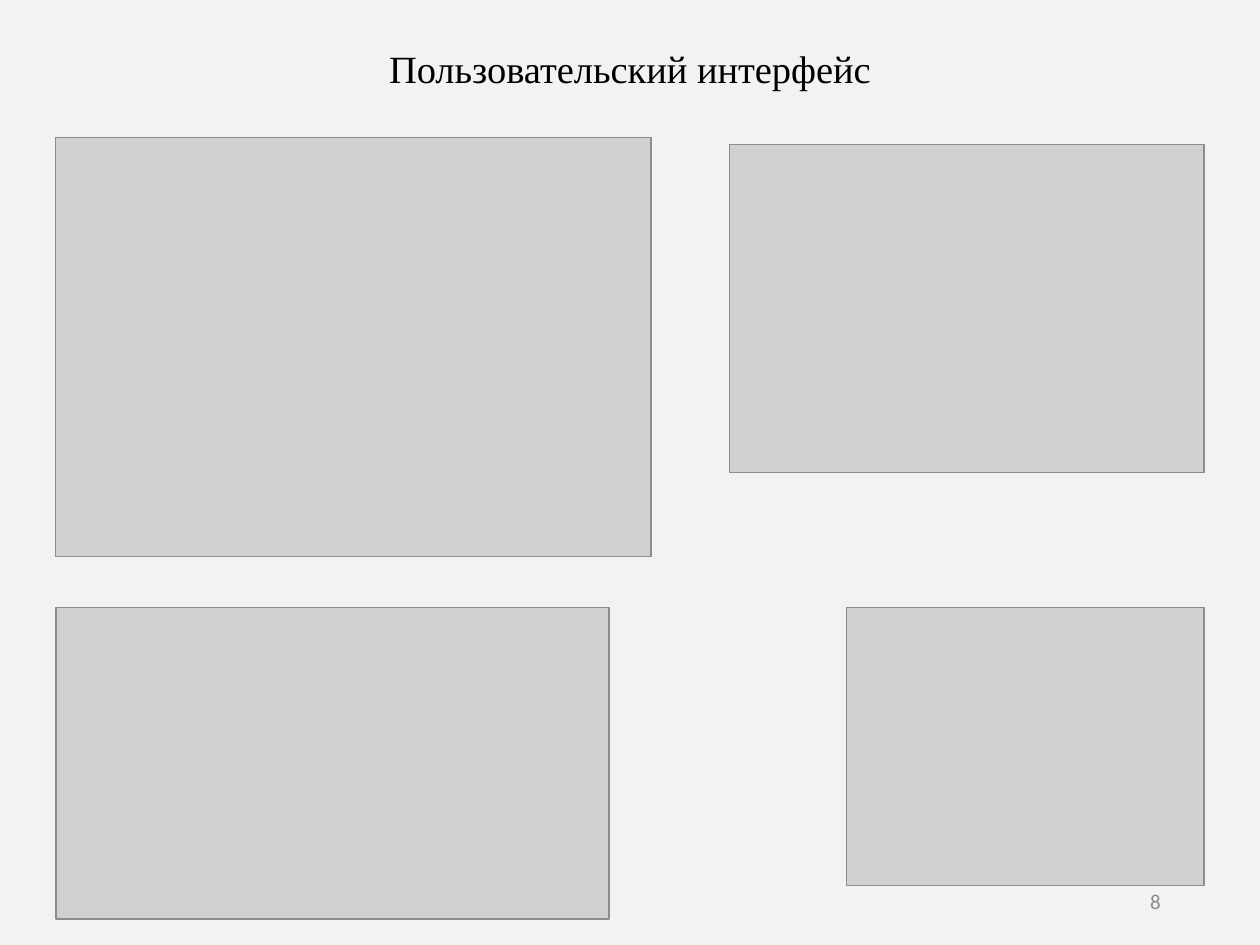
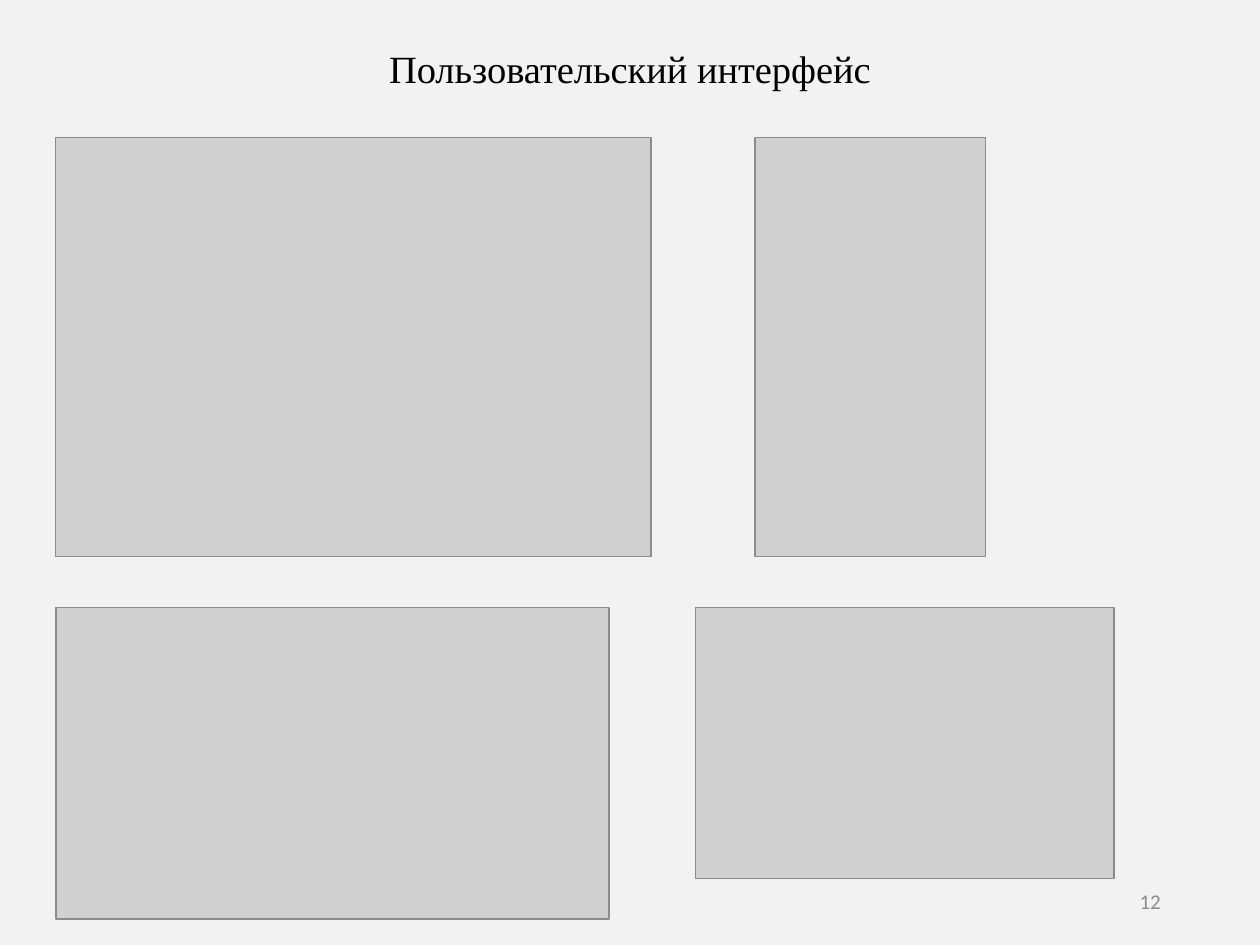
Before and after one commit to LavruhinMax/Diplom, a slide deck: slide 12 of doc/Презентация.pptx (slide 8 before the commit). Drawn at 1260x945 pixels with LibreOffice and Linux fonts; fonts in the diff are those of the drawing; grey boxes stand for pictures. Boxes give left, top, right and bottom in pixels: in the first picture for what was removed or moved away, otherwise in the second. Text is boxed around its words. In the diff, an @@ line names an element or a change of style, - is before the commit and + after.

```diff
--- a/doc/Презентация.pptx
+++ b/doc/Презентация.pptx
@@ picture added at (x1=755, y1=137, x2=985, y2=557) @@
@@ picture resized from (x1=730, y1=145, x2=1205, y2=472) to (x1=696, y1=607, x2=1114, y2=879) @@
@@ picture removed at (x1=847, y1=607, x2=1205, y2=886) @@
@@ page number at (x1=1140, y1=895, x2=1161, y2=909): text changed @@
-8
+12
```
Also in this commit, not shown: 4 other slides changed, 5 slides added, 13 other files.
